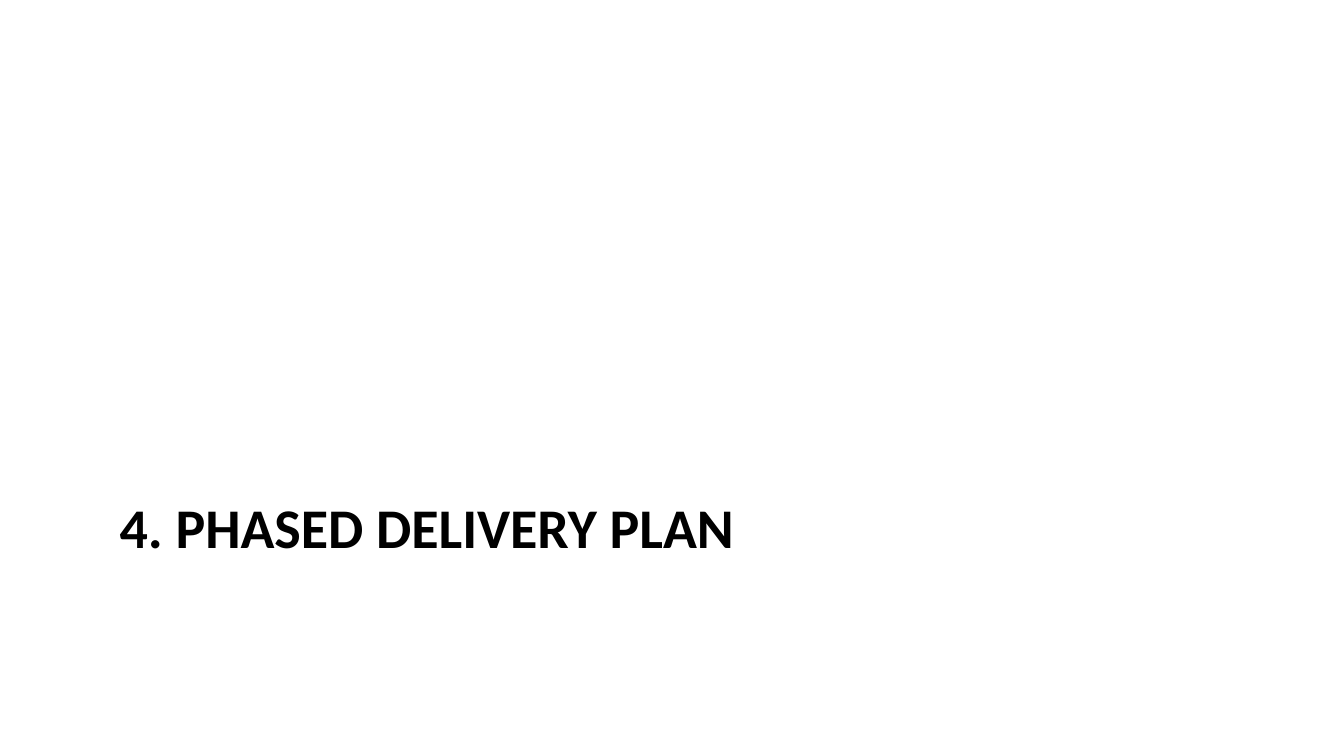
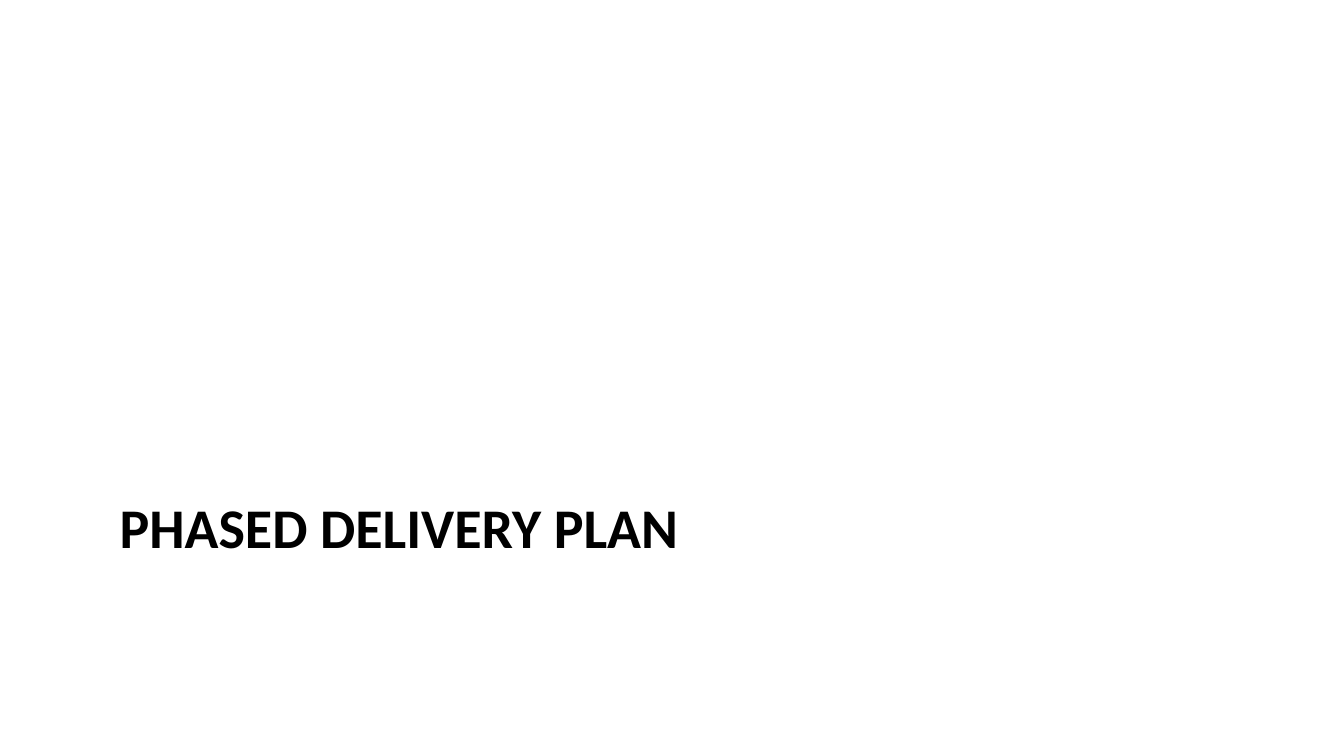
Before and after one commit to igor-kan/quarto-writing, a slide deck: slide 13 of posts/aurora_internal_ai_assistant_proposal_slides.pptx. Drawn at 1344x756 pixels with LibreOffice and Linux fonts; fonts in the diff are those of the drawing. Boxes give left, top, right and bottom in pixels: in the first picture for what was removed or moved away, otherwise in the second. Text is boxed around its words. In the diff, an @@ line names an element or a change of style, - is before the commit and + after.

```diff
--- a/posts/aurora_internal_ai_assistant_proposal_slides.pptx
+++ b/posts/aurora_internal_ai_assistant_proposal_slides.pptx
@@ title at (x1=120, y1=511, x2=678, y2=549): text changed @@
-4. PHASED DELIVERY PLAN
+PHASED DELIVERY PLAN
```
Also in this commit, not shown: 8 other slides changed, 7 other files.
